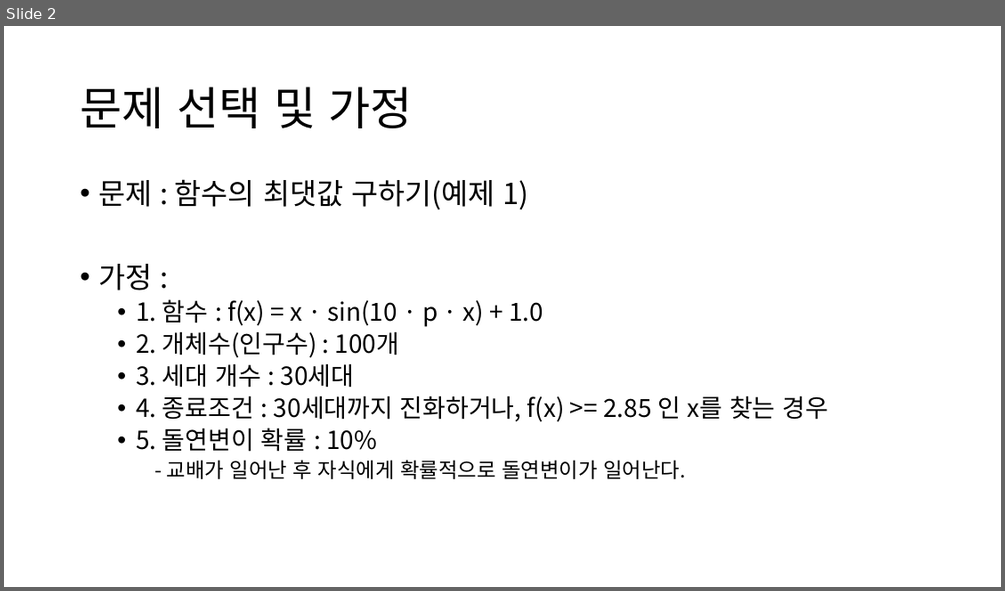
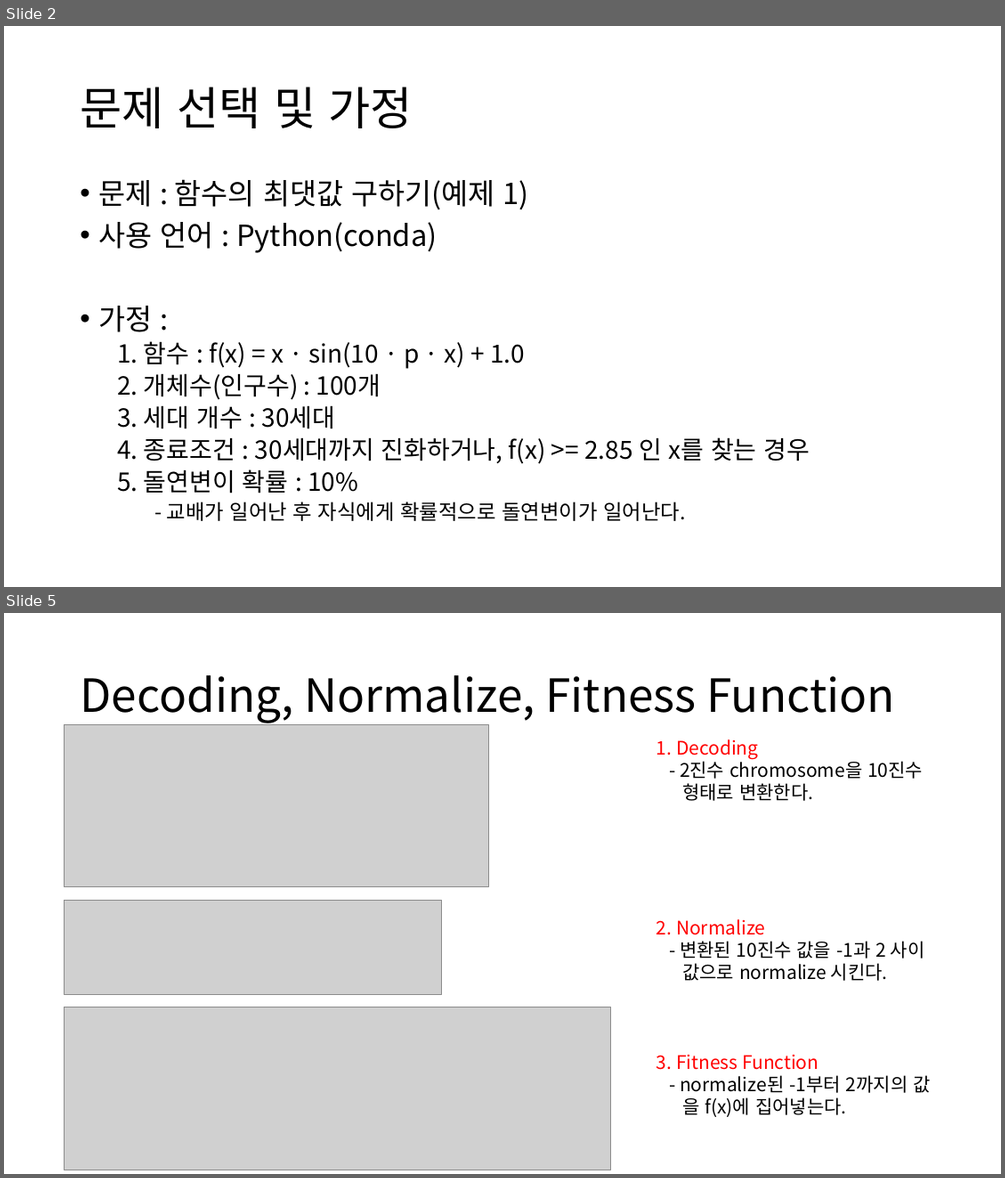
Before and after one commit to hhtboy/GeneticAlgorithm-FindMaxValue, a slide deck: 과제3_2019124206_황현택.pptx. Shown one above the other, each under a label of ours: slide 2 before the commit, slides 2 and 5 after it; the slides between them are not shown. The pictures are 1005x591 and 1005x1178 pixels, drawn with LibreOffice and Linux fonts; fonts in the diff are those of the drawing; grey boxes stand for pictures. Boxes give left, top, right and bottom in pixels: in the first picture for what was removed or moved away, otherwise in the second. Text is boxed around its words. In the diff, an @@ line names an element or a change of style, - is before the commit and + after.

```diff
--- a/과제3_2019124206_황현택.pptx
+++ b/과제3_2019124206_황현택.pptx
@@ slide 5 added at <box>4,613,1001,1174</box>, background #FFFFFF @@
@@ title added at <box>80,675,894,723</box>, 44 pt, text #000000 @@
+Decoding, Normalize, Fitness Function
@@ picture added at <box>64,724,488,887</box> @@
@@ text added at <box>656,739,930,1117</box>, 18 pt, text #000000 @@
+1. Decoding
+- 2진수 chromosome을 10진수
+형태로 변환한다.
+2. Normalize
+- 변환된 10진수 값을 -1과 2 사이
+값으로 normalize 시킨다.
+3. Fitness Function
+- normalize된 -1부터 2까지의 값
+을 f(x)에 집어넣는다.
@@ picture added at <box>64,900,442,995</box> @@
@@ picture added at <box>64,1007,611,1170</box> @@
@@ slide 2 changed as well @@
@@ text at <box>98,222,437,253</box>: paragraph added @@
+• 사용 언어 : Python(conda)
@@ text at <box>117,341,809,493</box>: bullet • to none @@
```
Also in this commit, not shown: 1 other slide changed, 7 other slides added, 1 other file.
